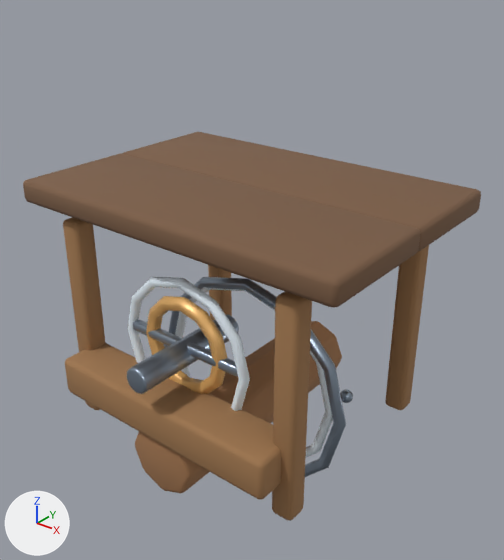
An edit to the glTF model public/assets/models/buildings/lumberyard.glb, drawn before and after from the same camera.
The view is the same before and after, from a camera (50 mm lens) standing at (3.11, -3.83, 3.65) and looking at (0.05, -0.01, 1.28). The axes (+X, +Y, +Z) are drawn at lower left. The lights are the same throughout. The older version comes first. Where no turn or scale is listed for an object, it has been applied to the vertices.

Names of what the first picture shows: 'logStack', 'plinth', 'plinthSnow', 'plinthTrim', 'post.-1.0.0.8', 'post.1.0.-0.8', 'post.1.0.0.8', 'productionCore', 'roof.left', 'roof.right', 'sawGuard', 'sawWheel' and 3 more.
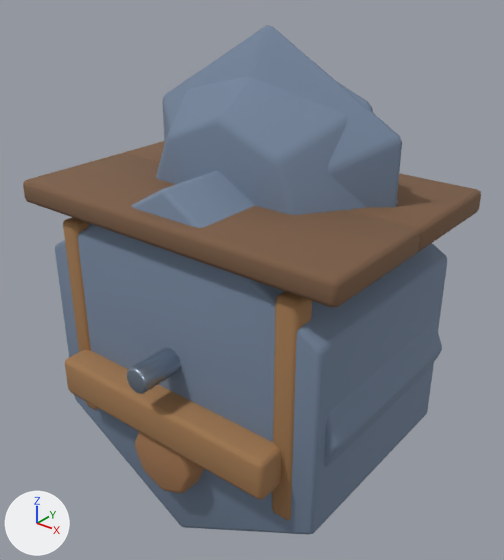
What changed in the scene script:
```text
Add mat_mat_lodproxy:
    mat_mat_lodproxy = principled_material('MAT_LODProxy')
    mat_mat_lodproxy.base_color = (0.18, 0.24, 0.34)  # greyish blue #76869e
    mat_mat_lodproxy.metallic = 0.05
    mat_mat_lodproxy.roughness = 0.92
Add me_cone_010:
    me_cone_010.from_pydata(...)  # 84 vertices, 164 faces; spans x -1.09..1.09, y -0.25..0.25, z -1.24..1.24
    me_cone_010.materials.append(mat_mat_lodproxy)  # greyish blue #76869e
Add me_cylinder_121:
    me_cylinder_121.from_pydata(...)  # 84 vertices, 164 faces; spans x -1.26..1.26, y -0.88..0.88, z -1.44..1.44
    me_cylinder_121.materials.append(mat_mat_lodproxy)  # greyish blue #76869e
Add me_cone_009:
    me_cone_009.from_pydata(...)  # 112 vertices, 220 faces; spans x -1.12..1.12, y -0.33..0.33, z -1.12..1.12
    me_cone_009.materials.append(mat_mat_lodproxy)  # greyish blue #76869e
Add me_cylinder_120:
    me_cylinder_120.from_pydata(...)  # 112 vertices, 220 faces; spans x -1.34..1.34, y -0.78..0.78, z -1.34..1.34
    me_cylinder_120.materials.append(mat_mat_lodproxy)  # greyish blue #76869e
Add ob_lod2_proxy_cap:
    ob_lod2_proxy_cap = bpy.data.objects.new('LOD2_PROXY_cap', me_cone_010)
    ob_lod2_proxy_cap.location = (0.0, 0.0, 1.88)
Add ob_lod2_proxy_base:
    ob_lod2_proxy_base = bpy.data.objects.new('LOD2_PROXY_base', me_cylinder_121)
    ob_lod2_proxy_base.location = (0.0, 0.0, 0.78)
Add ob_lod1_proxy_cap:
    ob_lod1_proxy_cap = bpy.data.objects.new('LOD1_PROXY_cap', me_cone_009)
    ob_lod1_proxy_cap.location = (0.0, 0.0, 1.88)
Add ob_lod1_proxy_base:
    ob_lod1_proxy_base = bpy.data.objects.new('LOD1_PROXY_base', me_cylinder_120)
    ob_lod1_proxy_base.location = (0.0, 0.0, 0.78)
```

Where the change shows, as pixel boxes (x1, y1, x2, y2) in the pictures (504 x 560 px):
'LOD2_PROXY_base', added
    after: (55, 171, 447, 535)
'LOD1_PROXY_cap', added
    after: (156, 77, 398, 215)
'LOD2_PROXY_cap', added
    after: (162, 25, 402, 207)
'LOD1_PROXY_base', added (mostly hidden)
    after: (88, 223, 442, 468)
'roof.left', unchanged, covered by the edit
    before: (121, 132, 481, 252)
    after: (121, 141, 481, 252)
'post.1.0.-0.8', unchanged, covered by the edit
    before: (385, 245, 429, 410)
'plinthTrim', unchanged, covered by the edit
    before: (168, 277, 346, 477)
'sawGuard', unchanged, covered by the edit
    before: (128, 277, 250, 411)
